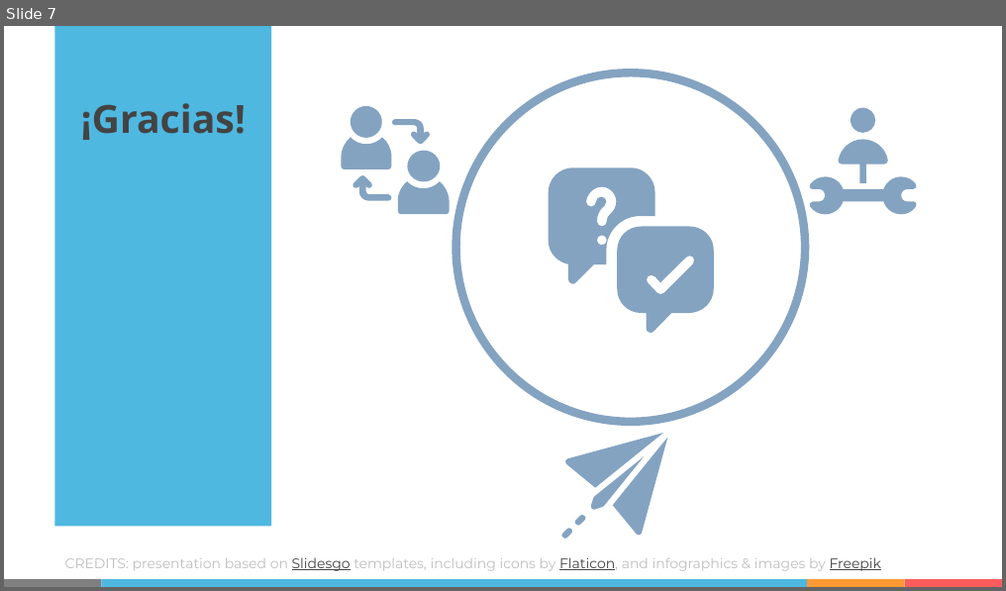
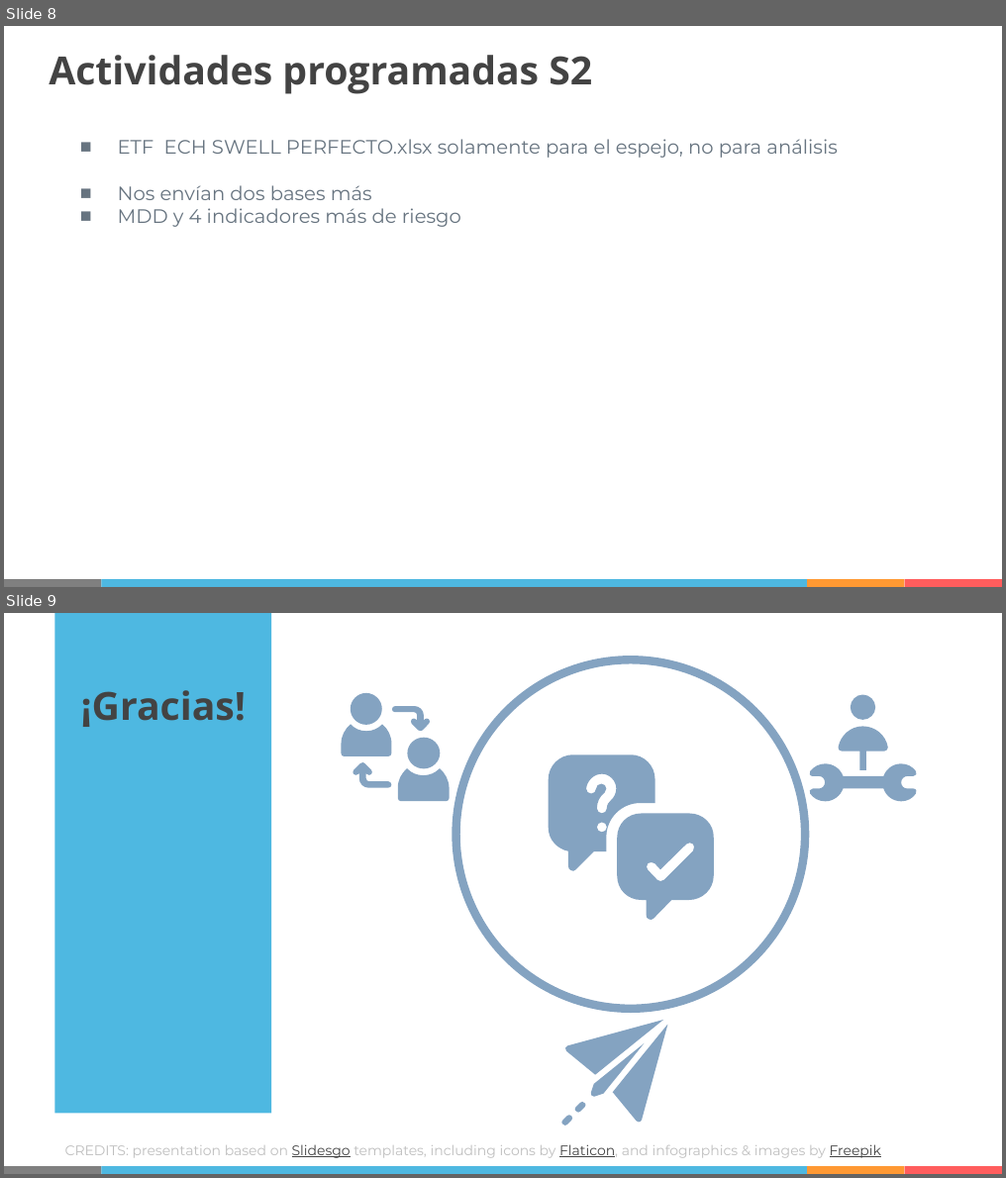
Before and after one commit to IISOS/Swell_2_Optimizacion_estrategias, a slide deck: Presentaciones/Swell - Optimización de estrategias - R3 (03-03-2021).pptx. Shown one above the other, each under a label of ours: slide 7 before the commit, slides 8 and 9 after it. The pictures are 1006x591 and 1006x1178 pixels, drawn with LibreOffice and Linux fonts; fonts in the diff are those of the drawing. Boxes give left, top, right and bottom in pixels: in the first picture for what was removed or moved away, otherwise in the second. Text is boxed around its words. In the diff, an @@ line names an element or a change of style, - is before the commit and + after.

```diff
--- a/Presentaciones/Swell - Optimización de estrategias - R3 (03-03-2021).pptx
+++ b/Presentaciones/Swell - Optimización de estrategias - R3 (03-03-2021).pptx
@@ slide 8 added at (4,26,1002,587), background #FFFFFF; not listed: 4 template elements that a slide beside it also shows @@
@@ title added at (49,55,592,94), 28 pt, text #434343, bold @@
+Actividades programadas S2
@@ text added at (118,139,837,227), 14 pt, text #677480 @@
+    ■ ETF ECH SWELL PERFECTO.xlsx solamente para el espejo, no para análisis
+    ■ Nos envían dos bases más
+    ■ MDD y 4 indicadores más de riesgo
@@ what was slide 7 is now slide 9 @@
```
Also in this commit, not shown: 3 slides changed, 1 other slide added.
